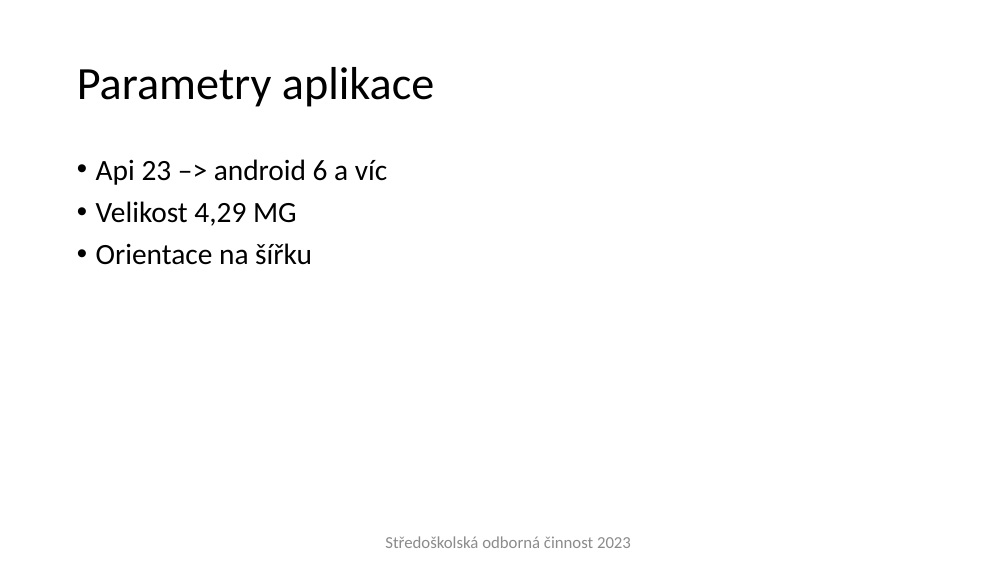
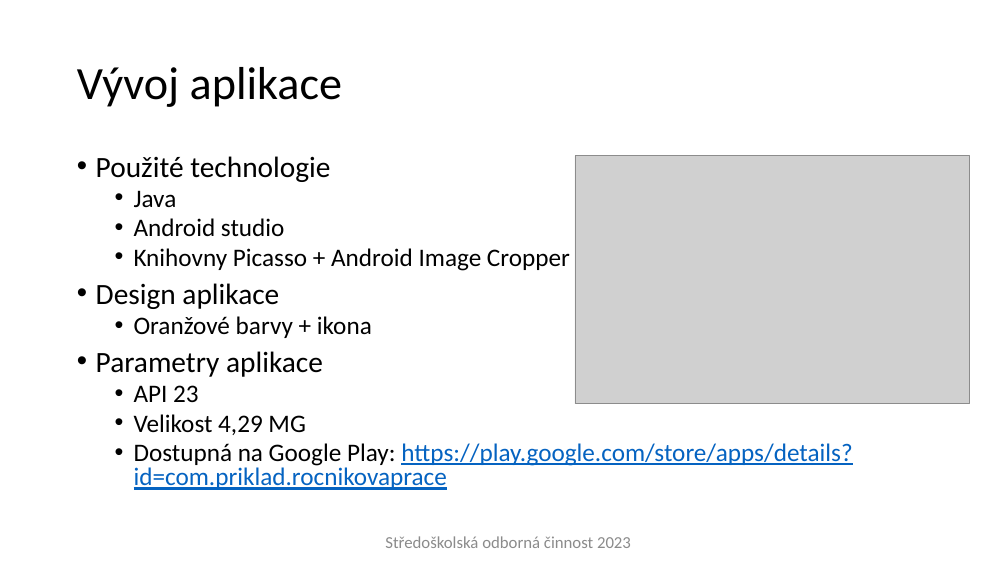
Before and after one commit to gyarab/Aplikace-Domluv-se, a slide deck: slide 6 of soc prezentace.pptx (slide 4 before the commit). Drawn at 1008x567 pixels with LibreOffice and Linux fonts; fonts in the diff are those of the drawing; grey boxes stand for pictures; background and template pictures are left out. Boxes give left, top, right and bottom in pixels: in the first picture for what was removed or moved away, otherwise in the second. Text is boxed around its words. In the diff, an @@ line names an element or a change of style, - is before the commit and + after.

```diff
--- a/soc prezentace.pptx
+++ b/soc prezentace.pptx
@@ title at <box>77,67,342,107</box>: text changed @@
-Parametry aplikace
+Vývoj aplikace
@@ text at <box>96,156,570,402</box>: text changed; size 28 to 24 pt @@
-• Api 23 –> android 6 a víc
+• Použité technologie
+  • Java
+  • Android studio
+  • Knihovny Picasso + Android Image Cropper
+• Design aplikace
+  • Oranžové barvy + ikona
+• Parametry aplikace
+  • API 23
@@ picture added at <box>575,156,969,404</box> @@
@@ text at <box>134,414,305,435</box>: size 28 to 24 pt in "Velikost 4,29 MG"; list level 1 to 2 in "Velikost 4,29 MG"; line spacing 0.9 to 0.8 @@
@@ text at <box>134,443,852,490</box>: text changed; size 28 to 24 pt; text colour #000000 to #0563C1 @@
-• Orientace na šířku
+  • Dostupná na Google Play: https://play.google.com/store/apps/details?id=com.priklad.rocnikovaprace
```
Also in this commit, not shown: 4 other slides changed, 6 slides added, 9 slides removed.
